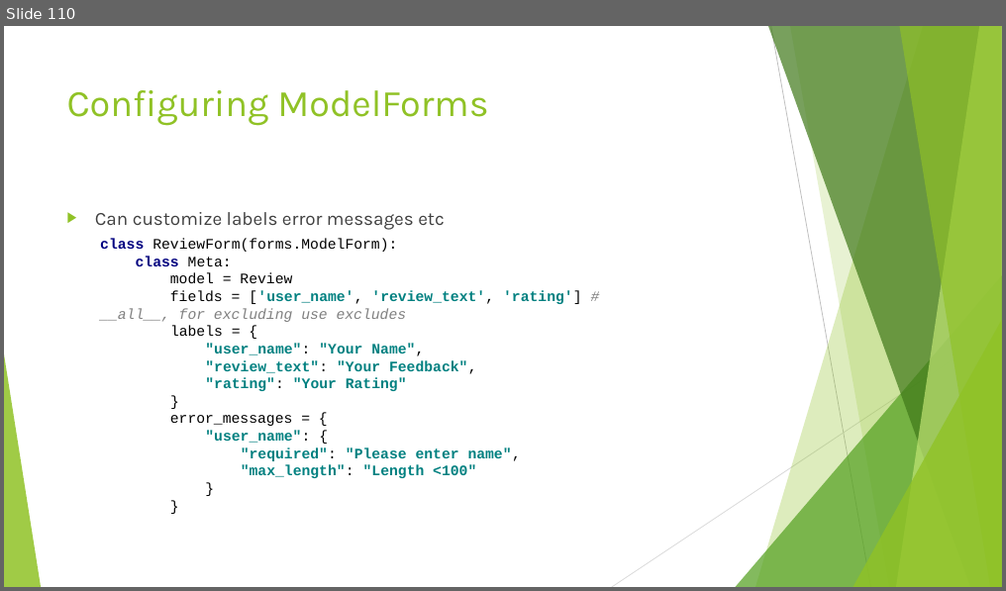
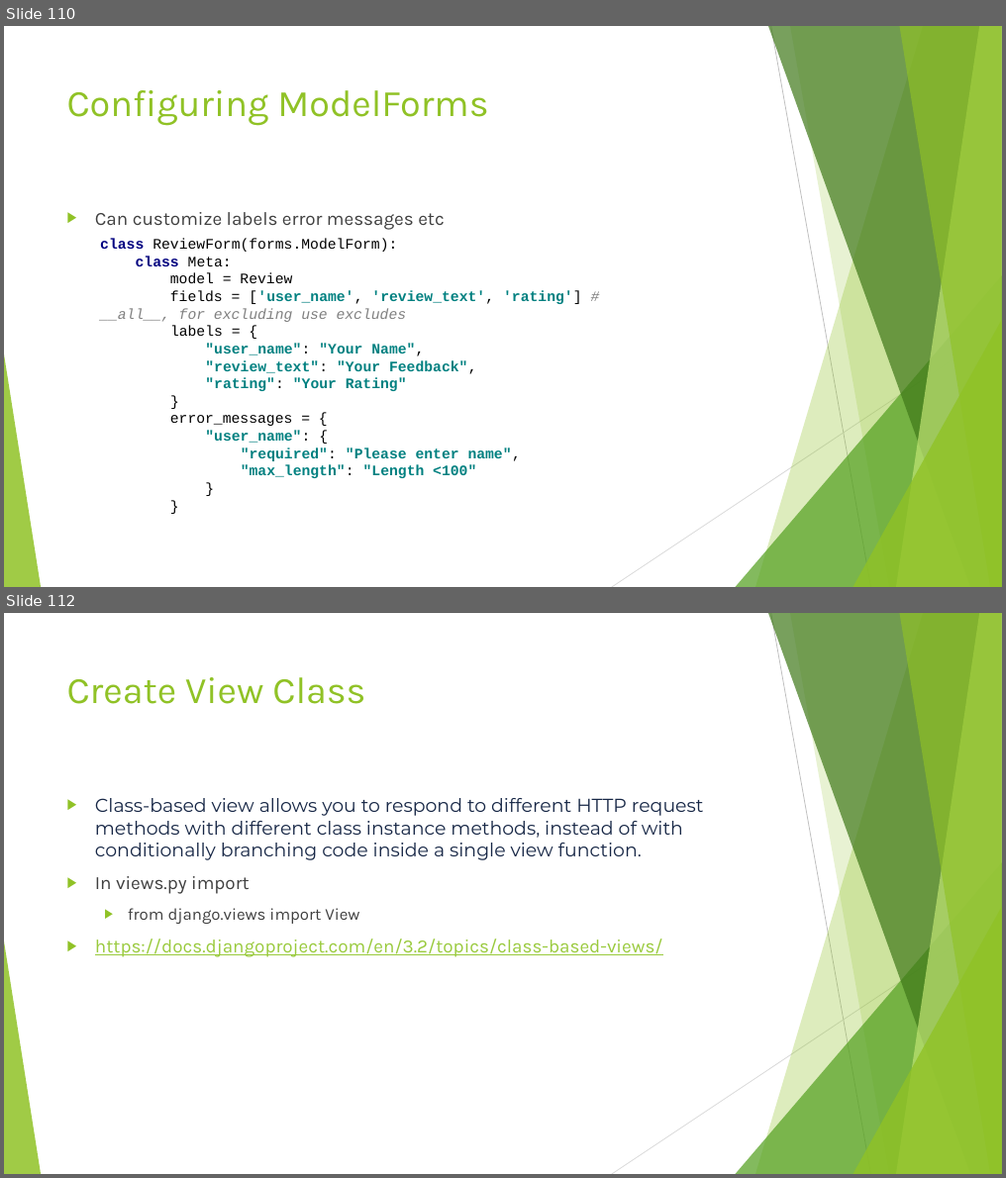
Before and after one commit to edyoda/PD-281220-Session-Code, a slide deck: Django EdYoda.pptx. Shown one above the other, each under a label of ours: slide 110 before the commit, slides 110 and 112 after it; the slides between them are not shown. The pictures are 1006x591 and 1006x1178 pixels, drawn with LibreOffice and Linux fonts; fonts in the diff are those of the drawing. Boxes give left, top, right and bottom in pixels: in the first picture for what was removed or moved away, otherwise in the second. Text is boxed around its words. In the diff, an @@ line names an element or a change of style, - is before the commit and + after.

Commit message:
Class based views

```diff
--- a/Django EdYoda.pptx
+++ b/Django EdYoda.pptx
@@ slide 112 added at box(4, 613, 1002, 1174), background #FFFFFF; not listed: 10 template elements that a slide beside it also shows @@
@@ title added at box(67, 677, 365, 704), 36 pt, text #90C226 @@
+Create View Class
@@ text added at box(95, 798, 704, 958), 18 pt, text #172746 @@
+▶ Class-based view allows you to respond to different HTTP request methods with different class instance methods, instead of with conditionally branching code inside a single view function.
+▶ In views.py import
+  ▶ from django.views import View
+▶ https://docs.djangoproject.com/en/3.2/topics/class-based-views/
```
Also in this commit, not shown: 8 slides changed, 12 other slides added, 23 other files.
